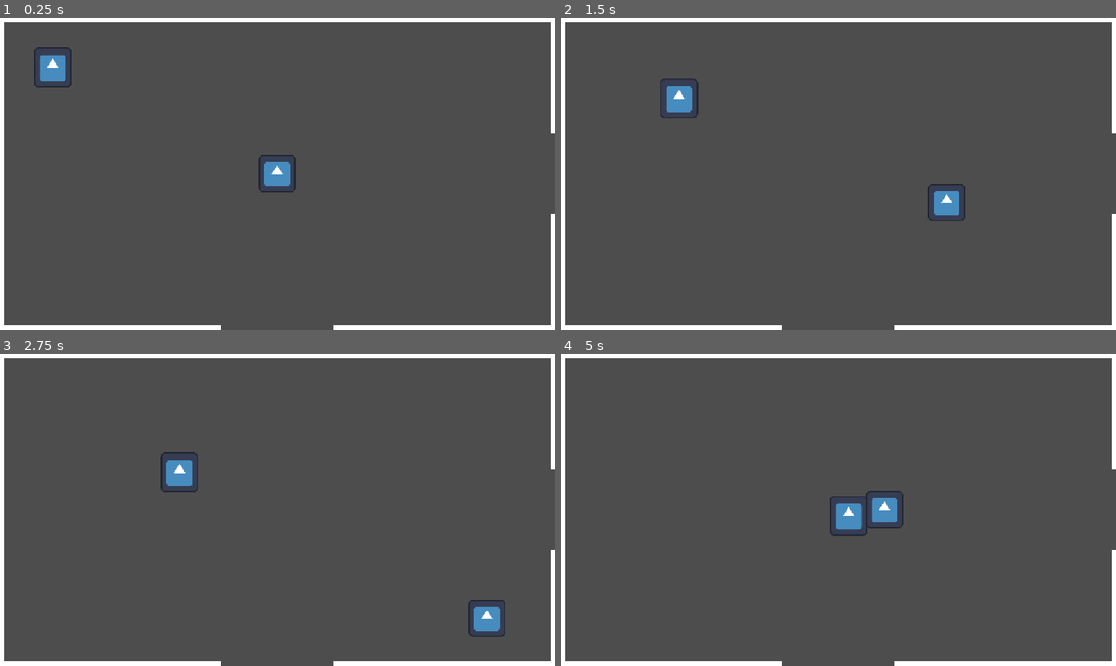
Above: before the commit, frames 1-4 (two rows, left to right).
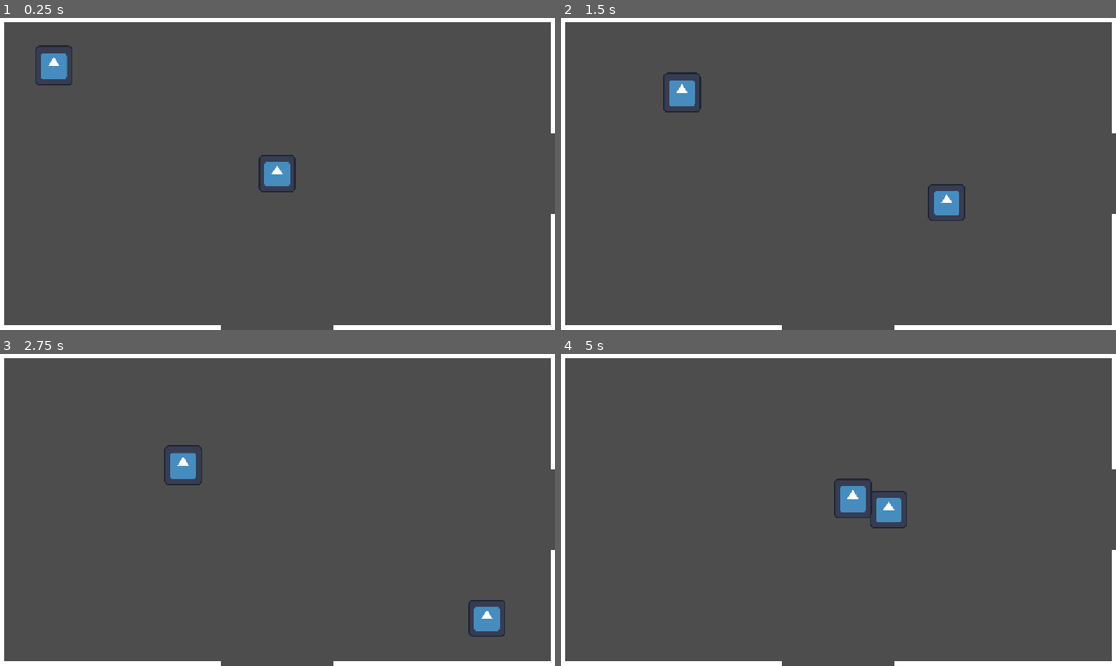
Above: after the commit, the same moments.

Repository: noelle-byte/invasion-game
Game: Godot game, scene res://scenes/house.tscn
Two runs of this game, one before a commit and one after it. Both use one fixed random seed, a clock stepped at 60 frames per second and the inputs below. The engine's default icon, where the game draws it, is replaced by a stand-in: a white triangle on a blue panel in a dark square.
Inputs:
- Up to frame 1 (0.25 s): no input
- Up to frame 2 (1.5 s): hold Right (ui_right) 0.53-1.28 s; hold Down (ui_down) from 1.28 s (still down)
- Up to frame 3 (2.75 s): release Down (ui_down) at 2.03 s; hold Right (ui_right) from 2.03 s (still down)
- Up to frame 4 (5 s): release Right (ui_right) at 2.78 s; hold Up (ui_up) 2.78-3.53 s; hold Left (ui_left) from 3.53 s (still down)

The runs differ from the first frame. In frame 1, 0.3% of the frame differs, in the area x 6-14%, y 8-23%; in frame 2, 0.5%; in frame 3, 0.5%; in frame 4, 1.0%, in the area x 48-63%, y 39-59%.

Commit message:
iteration 1 and 2

Diff:
--- a/scenes/house.tscn
+++ b/scenes/house.tscn
@@ -119,16 +119,15 @@
 scale = Vector2(0.4, 1)
 
 [node name="enemy" type="CharacterBody2D" parent="." unique_id=888736736 node_paths=PackedStringArray("target")]
+position = Vector2(88, 88)
 script = ExtResource("4_se78b")
 target = NodePath("../Player")
 
 [node name="Sprite2D" type="Sprite2D" parent="enemy" unique_id=1223929265]
-position = Vector2(88, 88)
 scale = Vector2(0.609375, 0.6484375)
 texture = ExtResource("5_3bgk5")
 
 [node name="CollisionShape2D" type="CollisionShape2D" parent="enemy" unique_id=1614919998]
-position = Vector2(88, 88)
 shape = SubResource("RectangleShape2D_se78b")
 
 [node name="NavigationAgent2D" type="NavigationAgent2D" parent="enemy" unique_id=1023864117]
